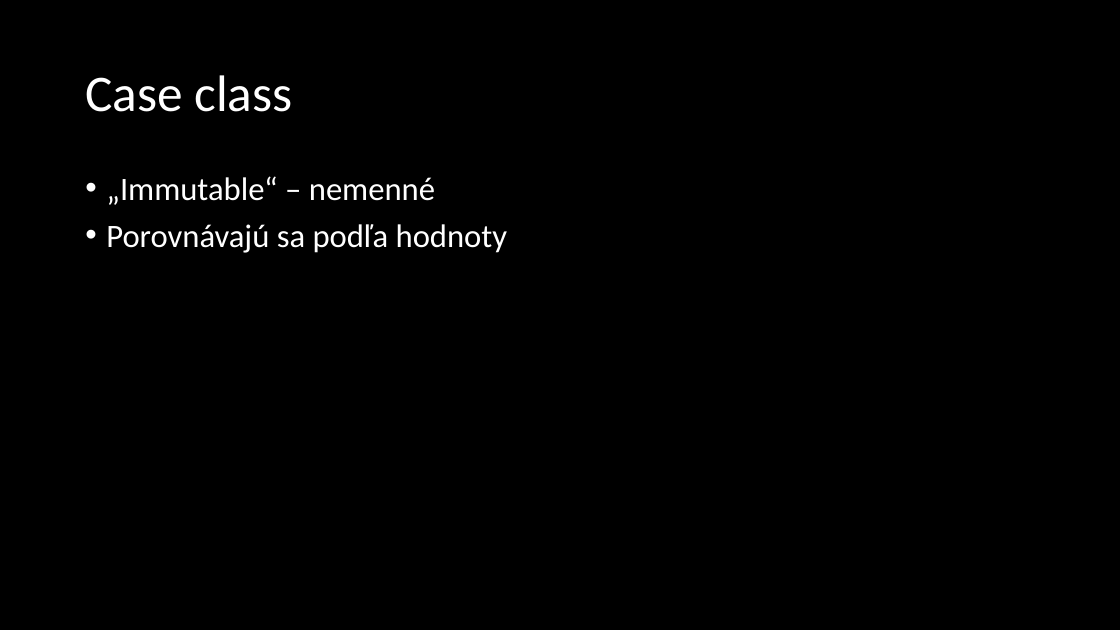
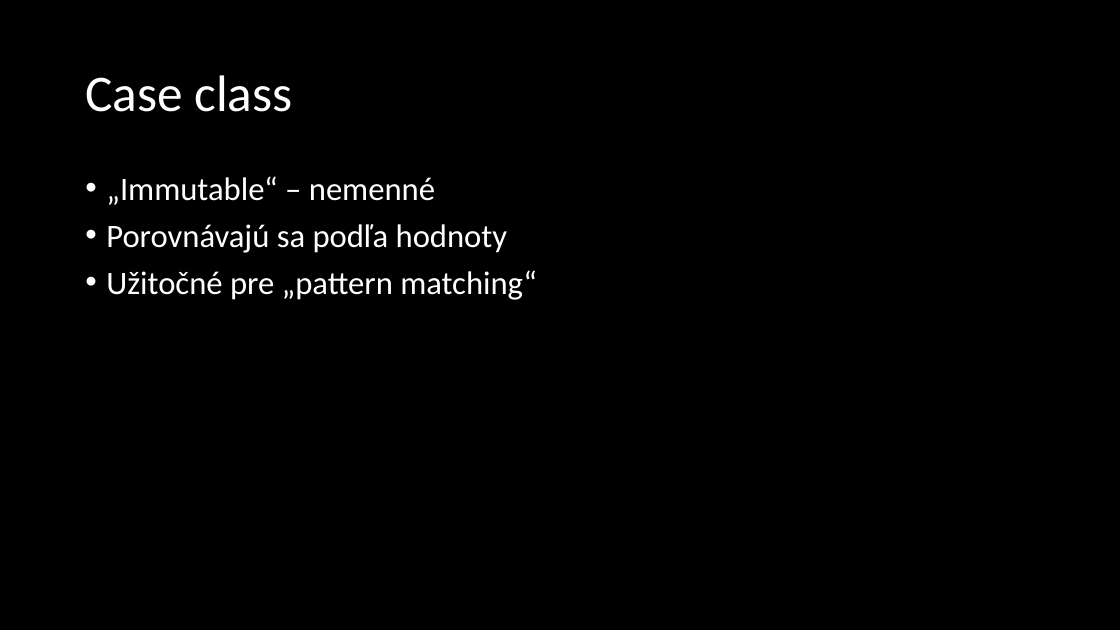
Before and after one commit to mihalikv/scala-project, a slide deck: slide 7 of Scala.pptx. Drawn at 1120x630 pixels with LibreOffice and Linux fonts; fonts in the diff are those of the drawing. Boxes give left, top, right and bottom in pixels: in the first picture for what was removed or moved away, otherwise in the second. Text is boxed around its words. In the diff, an @@ line names an element or a change of style, - is before the commit and + after.

```diff
--- a/Scala.pptx
+++ b/Scala.pptx
@@ text at <box>106,270,537,300</box>: paragraph added @@
+• Užitočné pre „pattern matching“
```
Also in this commit, not shown: 3 other slides changed, 6 slides added, 1 other file.
